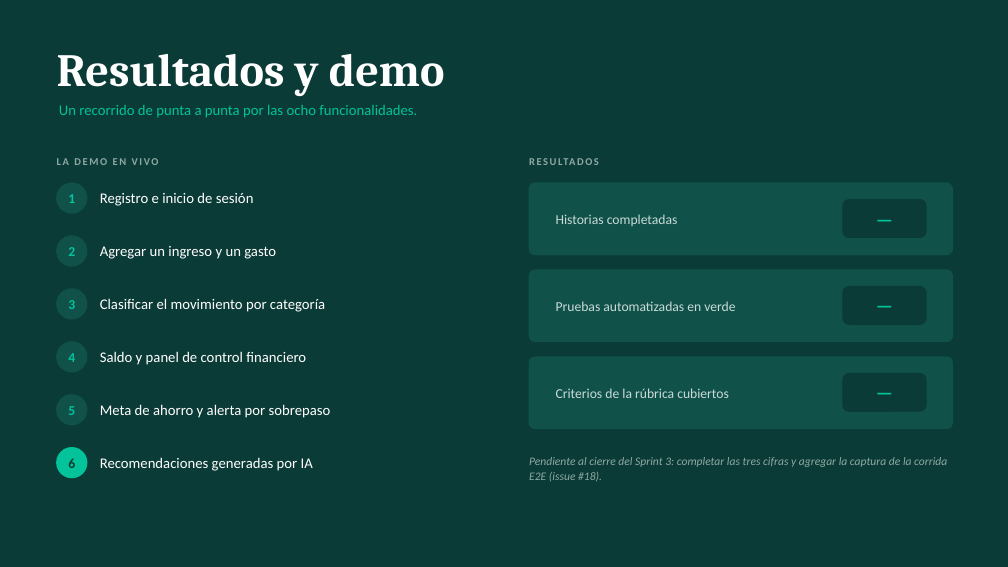
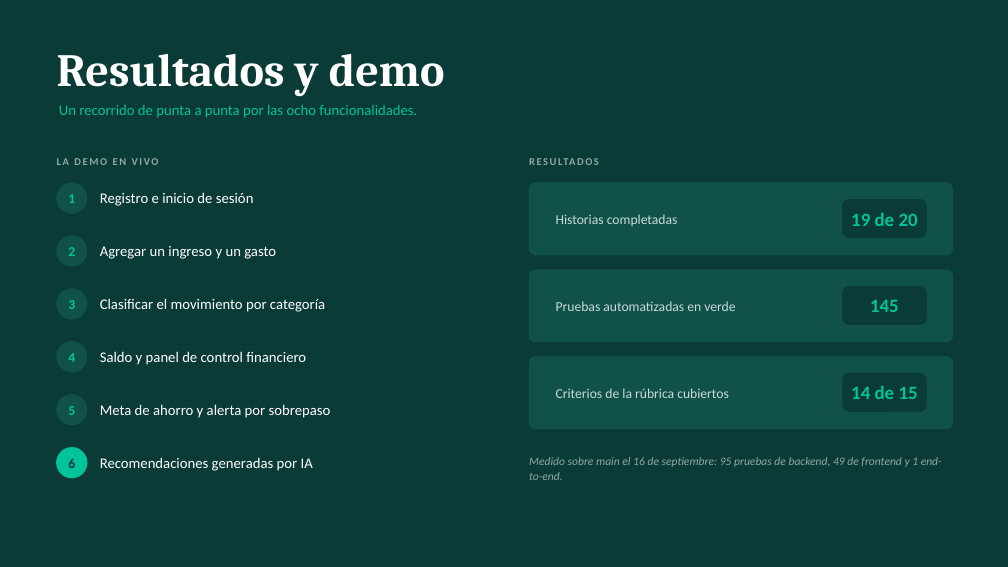
Before and after one commit to PipeDevGit/budgetwise, a slide deck: slide 5 of docs/filminas/BudgetWise-5-filminas.pptx. Drawn at 1008x567 pixels with LibreOffice and Linux fonts; fonts in the diff are those of the drawing. Boxes give left, top, right and bottom in pixels: in the first picture for what was removed or moved away, otherwise in the second. Text is boxed around its words. In the diff, an @@ line names an element or a change of style, - is before the commit and + after.

```diff
--- a/docs/filminas/BudgetWise-5-filminas.pptx
+++ b/docs/filminas/BudgetWise-5-filminas.pptx
@@ text at [851, 213, 918, 226]: text changed @@
-—
+19 de 20
@@ text at [870, 300, 899, 312]: text changed @@
-—
+145
@@ text at [851, 386, 918, 399]: text changed @@
-—
+14 de 15
@@ text at [529, 457, 942, 480]: text changed @@
-Pendiente al cierre del Sprint 3: completar las tres cifras y agregar la captura de la corrida E2E (issue #18).
+Medido sobre main el 16 de septiembre: 95 pruebas de backend, 49 de frontend y 1 end-to-end.
```
Also in this commit, not shown: 2 other files.
